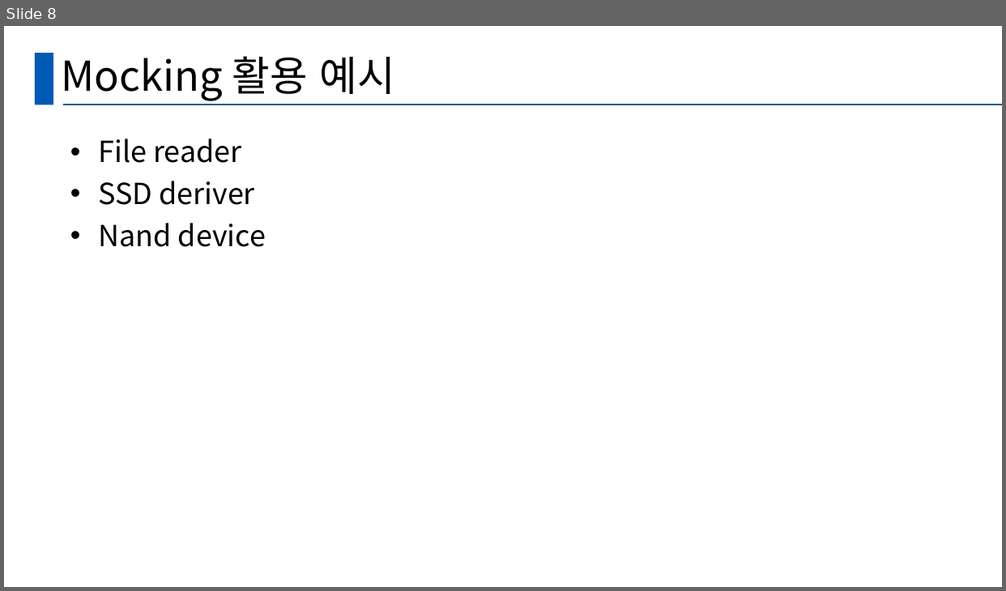
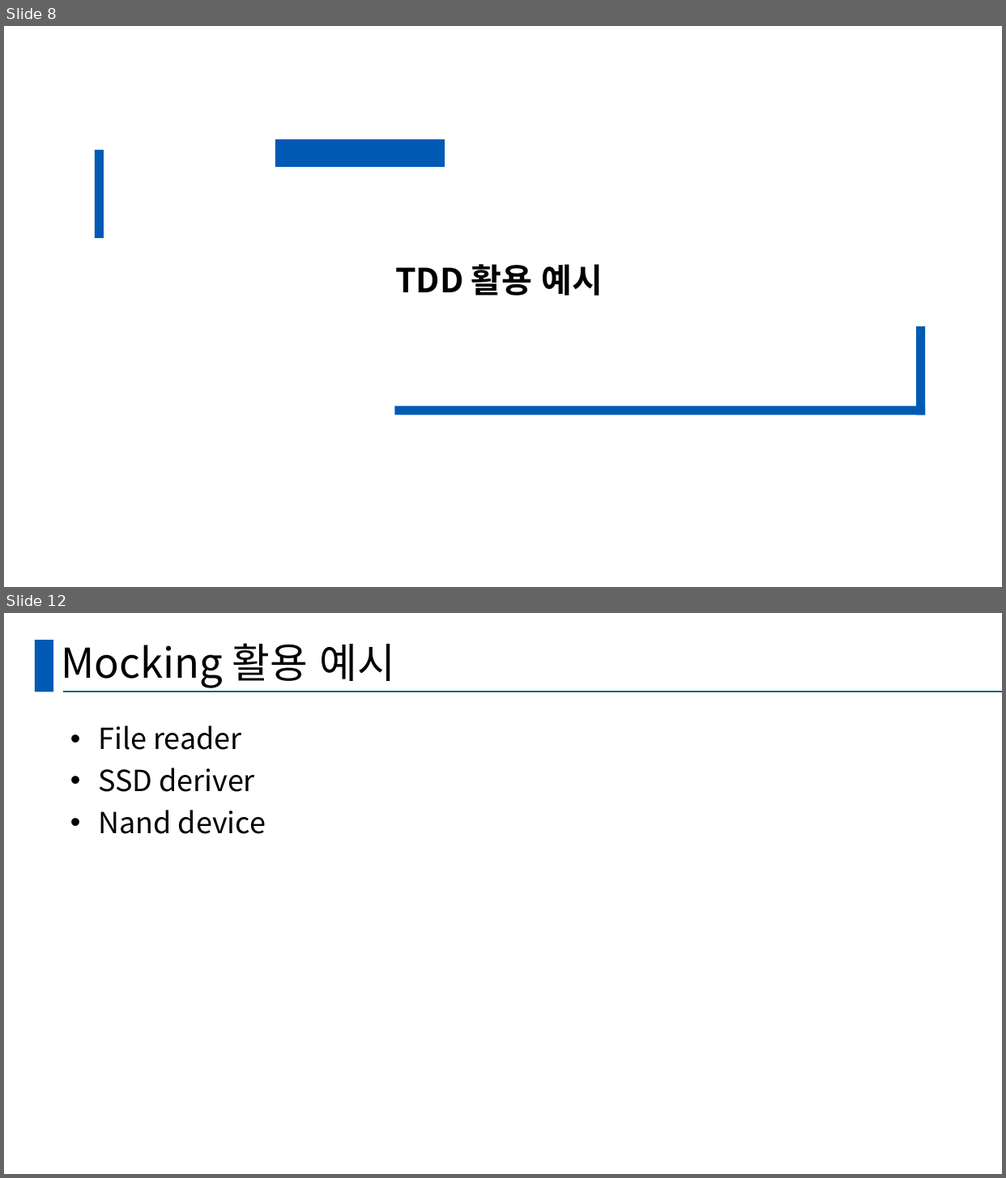
Before and after one commit to hy-ra-na/presentation_Americano, a slide deck: 발표양식.pptx. Shown one above the other, each under a label of ours: slide 8 before the commit, slides 8 and 12 after it; the slides between them are not shown. The pictures are 1006x591 and 1006x1178 pixels, drawn with LibreOffice and Linux fonts; fonts in the diff are those of the drawing. Boxes give left, top, right and bottom in pixels: in the first picture for what was removed or moved away, otherwise in the second. Text is boxed around its words. In the diff, an @@ line names an element or a change of style, - is before the commit and + after.

```diff
--- a/발표양식.pptx
+++ b/발표양식.pptx
@@ slide 8 added at [4, 26, 1002, 587], background #FFFFFF @@
@@ text added at [395, 264, 603, 296], 32 pt, text #000000, bold @@
+TDD 활용 예시
@@ group added at [95, 149, 926, 416]: 4 rectangles @@
@@ what was slide 8 is now slide 12 @@
```
Also in this commit, not shown: 3 slides changed, 6 other slides added.
